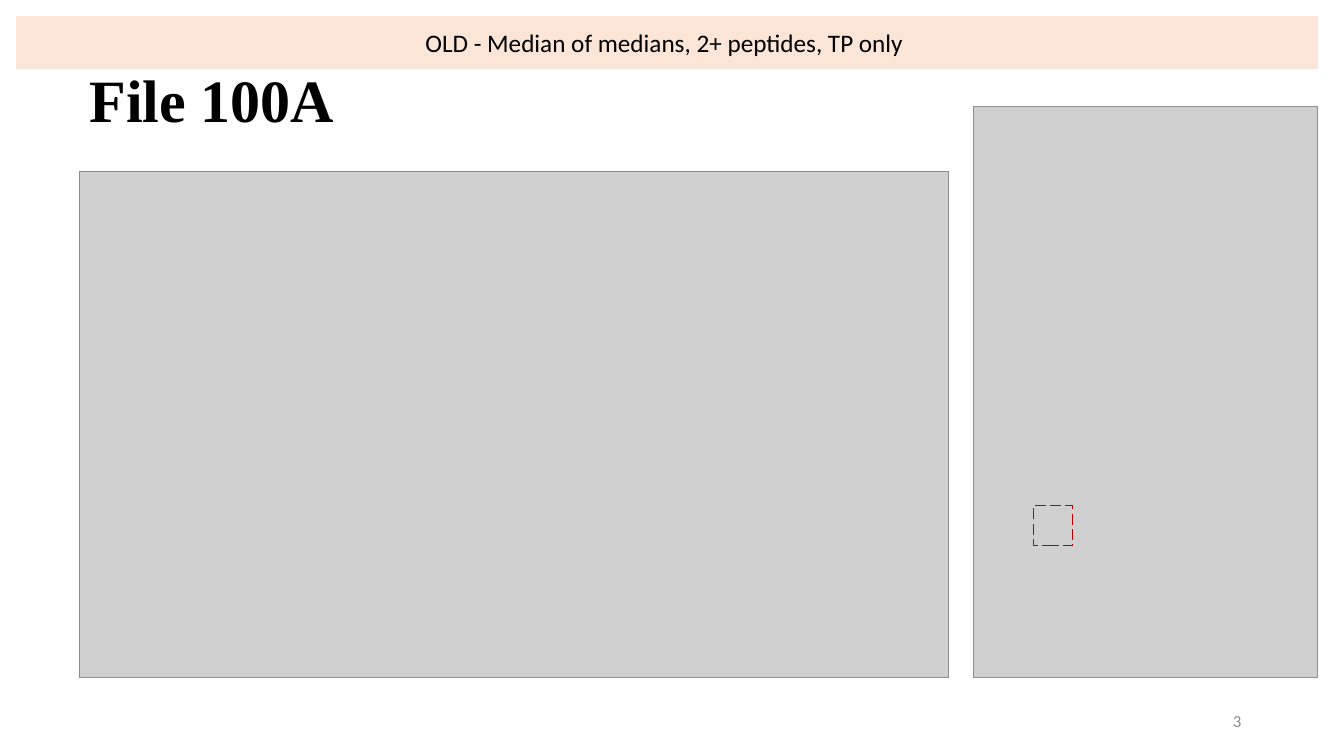
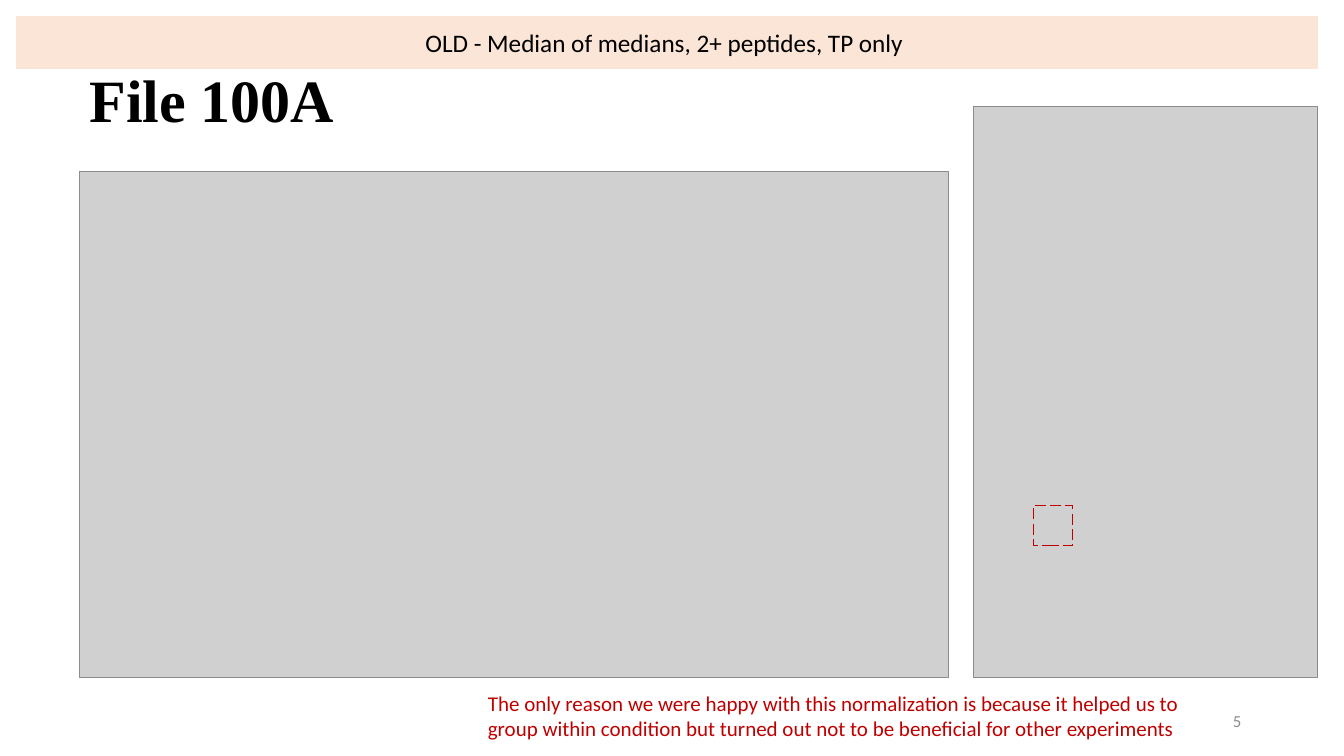
Before and after one commit to vinogradova-lab/cell-type-specific-proximity-labeling, a slide deck: slide 6 of docs/update_041223.pptx (slide 4 before the commit). Drawn at 1344x756 pixels with LibreOffice and Linux fonts; fonts in the diff are those of the drawing; grey boxes stand for pictures. Boxes give left, top, right and bottom in pixels: in the first picture for what was removed or moved away, otherwise in the second. Text is boxed around its words. In the diff, an @@ line names an element or a change of style, - is before the commit and + after.

```diff
--- a/docs/update_041223.pptx
+++ b/docs/update_041223.pptx
@@ text added at (488, 696, 1178, 740), 15 pt, text #C00000 @@
+The only reason we were happy with this normalization is because it helped us to group within condition but turned out not to be beneficial for other experiments
@@ page number at (1233, 716, 1241, 727): text changed @@
-3
+5
```
Also in this commit, not shown: 17 other slides changed, 5 slides added.
